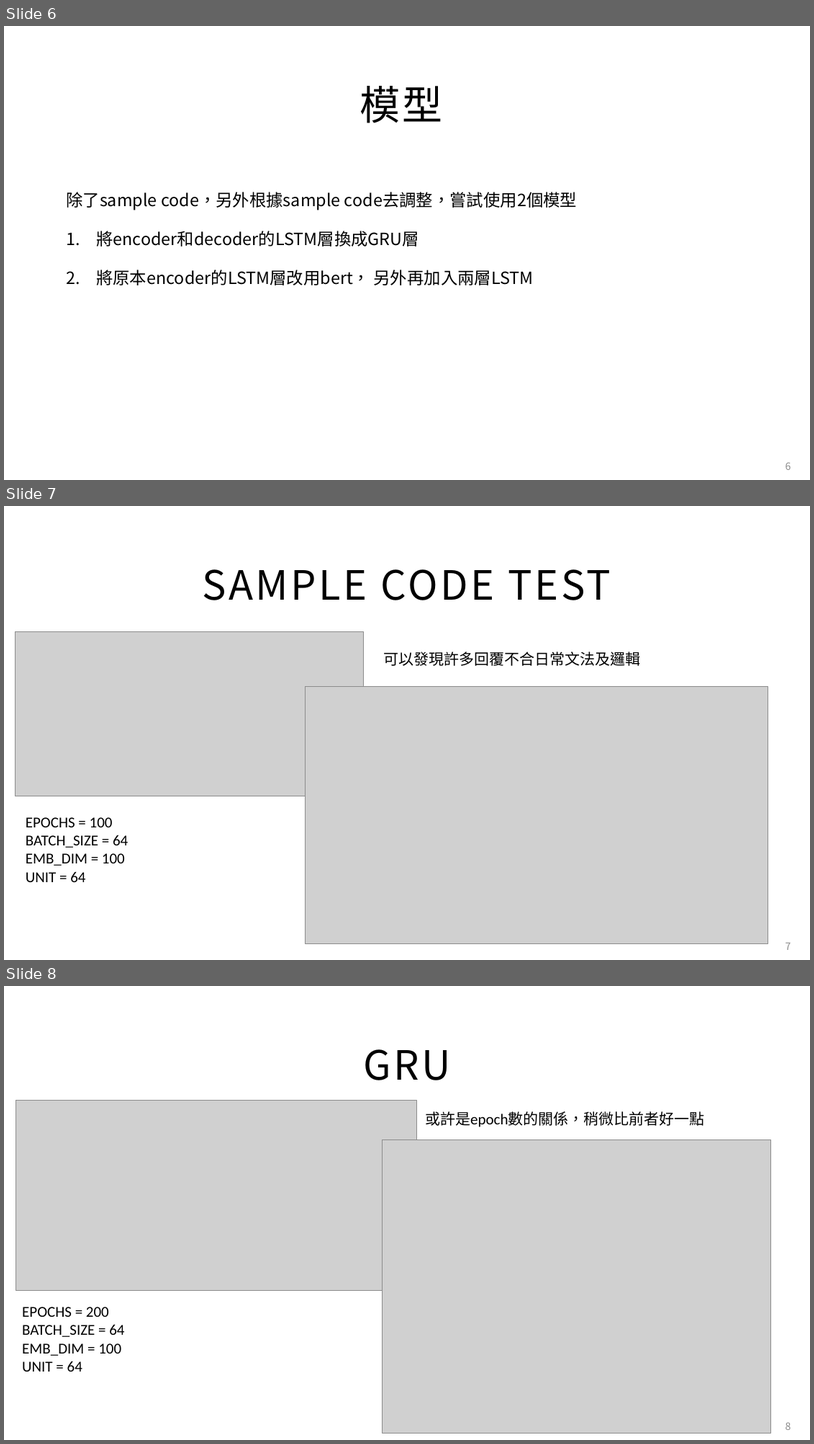
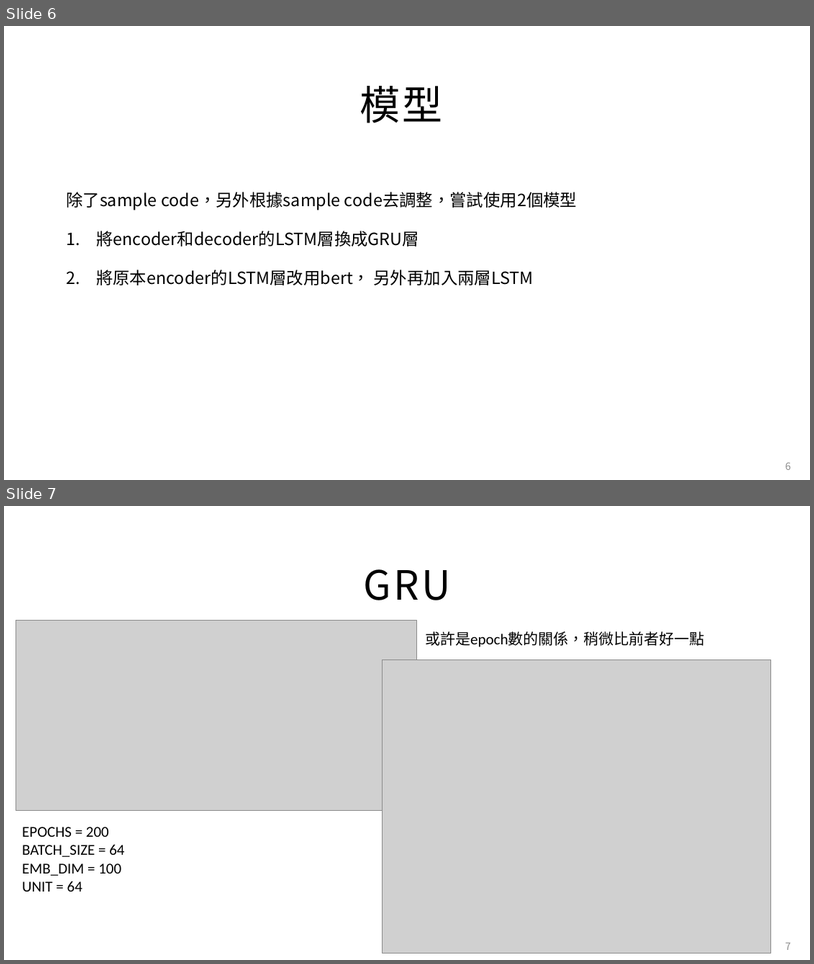
Before and after one commit to Zing-X/Dream-analysis-robot, a slide deck: 期末專題 – Chatbot - 解夢聊天機器人.pptx. Shown one above the other, each under a label of ours: slides 6, 7 and 8 before the commit, slides 6 and 7 after it. The pictures are 814x1444 and 814x964 pixels, drawn with LibreOffice and Linux fonts; fonts in the diff are those of the drawing; grey boxes stand for pictures. Boxes give left, top, right and bottom in pixels: in the first picture for what was removed or moved away, otherwise in the second. Text is boxed around its words. In the diff, an @@ line names an element or a change of style, - is before the commit and + after.

```diff
--- a/期末專題 – Chatbot - 解夢聊天機器人.pptx
+++ b/期末專題 – Chatbot - 解夢聊天機器人.pptx
@@ slide 7 removed at (4, 506, 810, 960), background #FFFFFF @@
@@ title removed at (203, 569, 611, 600) @@
-SAMPLE CODE TEST
@@ picture removed at (15, 632, 364, 796) @@
@@ text removed at (383, 651, 640, 666) @@
-可以發現許多回覆不合日常文法及邏輯
@@ picture removed at (305, 686, 768, 943) @@
@@ text removed at (26, 817, 128, 882) @@
-EPOCHS = 100
-BATCH_SIZE = 64
-EMB_DIM = 100
-UNIT = 64
@@ page number removed at (786, 942, 792, 950) @@
-7
@@ what was slide 8 is now slide 7 @@
@@ page number at (786, 942, 792, 950): text changed @@
-8
+7
```
Also in this commit, not shown: 1 slide changed.
